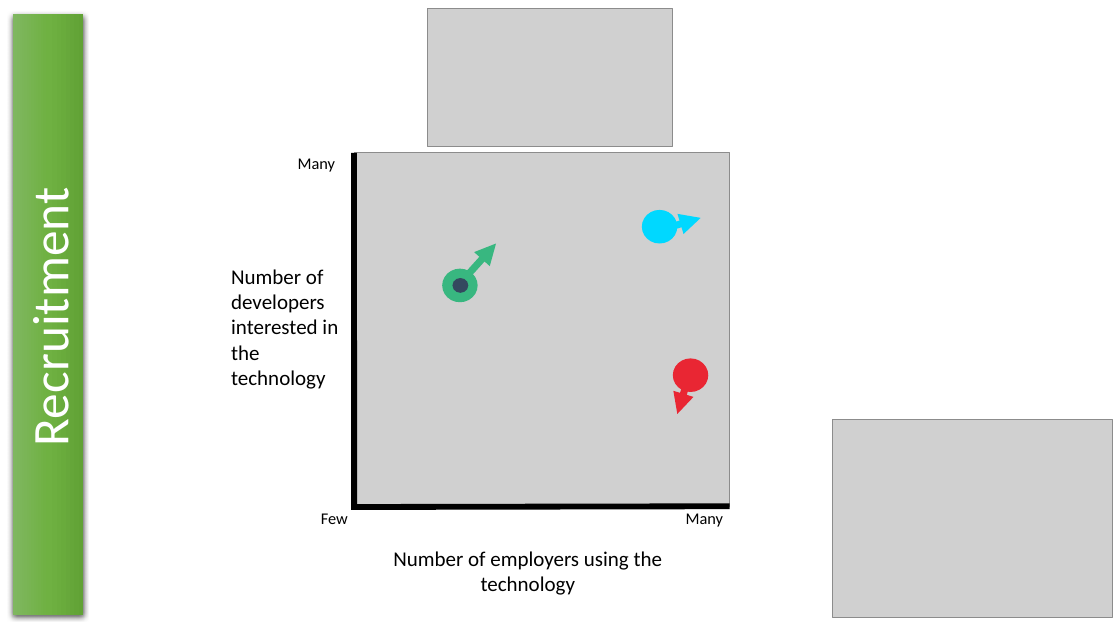
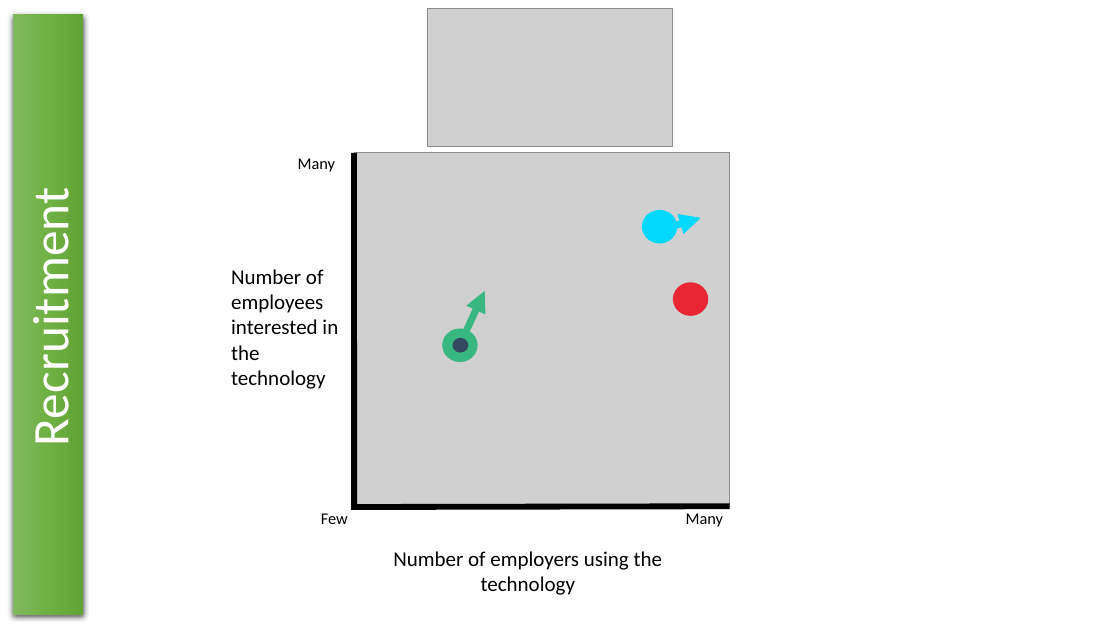
Before and after one commit to DarynHolmes/vue-vuex-interop, a slide deck: slide 9 of slides/Vue.pptx. Drawn at 1120x630 pixels with LibreOffice and Linux fonts; fonts in the diff are those of the drawing; grey boxes stand for pictures. Boxes give left, top, right and bottom in pixels: in the first picture for what was removed or moved away, otherwise in the second. Text is boxed around its words. In the diff, an @@ line names an element or a change of style, - is before the commit and + after.

```diff
--- a/slides/Vue.pptx
+++ b/slides/Vue.pptx
@@ text at [231,269,338,389]: text changed @@
-Number of developers interested in the technology
+Number of employees interested in the technology
@@ arrow moved from (465, 277) - (497, 244) to (465, 332) - (485, 291) @@
@@ ellipse: place and size @@
-ellipse at [673,359,708,392]
+ellipse at [673,282,708,316]
@@ ellipse: place and size @@
-ellipse at [442,269,477,302]
+ellipse at [442,329,477,362]
@@ ellipse: place and size @@
-ellipse at [453,278,469,293]
+ellipse at [453,338,469,353]
@@ arrow removed from (686, 384) to (677, 414) @@
@@ picture removed at [833,420,1112,618] @@
```
Also in this commit, not shown: 14 other slides changed, 11 slides added, 3 slides removed, 2 other files.
